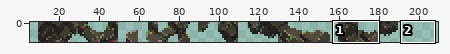
Sprite sheet, stored at Assets/Tiles/stone_tileset.png. The first picture is a wide view before the edit; the outline marks the close-up.
Close-up. Before:
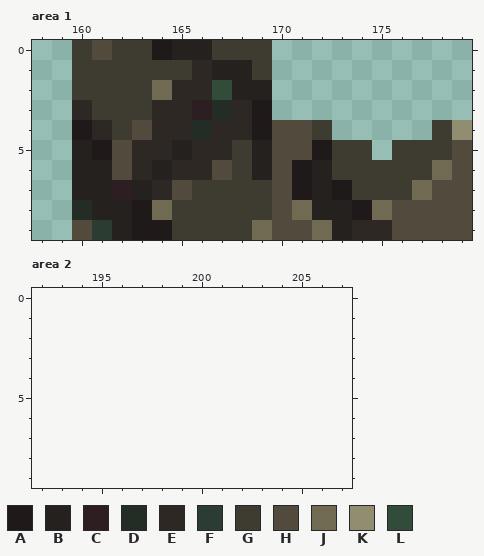
The file is 190x10 pixels. Shown: area 1: x 158..179, y 0..9; area 2: x 192..207, y 0..9. The old version is drawn lined up with the new one, on the new canvas. The wide view leaves out empty margins. The commit also changed other parts of the picture, which this record leaves out.
Palette (. is transparent): A #1f1919  B #25211f  C #2d1f21  D #242c26  E #2d2824  F #2b3d32  G #3e3b31  H #524a3d  J #716a53  K #918d71  L #324c3a
Pixels before, area 1, first column x 160:
 0 GHGGABBGGG..........
 1 GGGGGGEBBG..........
 2 GGGGJEELBB..........
 3 EGGGEECDEA..........
 4 AEGHEEDEEAHHG.....GK
 5 BAHEEBEEGBHHAGG.GGGH
 6 BBHEBEEHGBHABGGGGGJH
 7 BBCBEHGGGGHABAGGGJHH
 8 DBBAJGGGGGHJBBAJHHHH
 9 HFBAAGGGGJHHJBEEHHHH
New version:
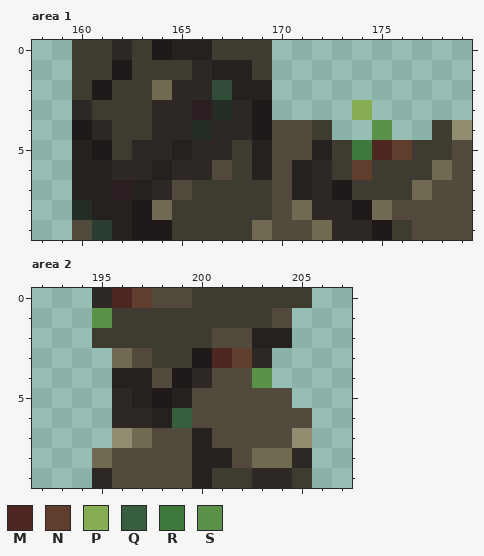
Colours new in this view: M #4e2723  N #613d2d  P #87ad55  Q #375e3d  R #3e783b  S #589147
The exact change:
canvas 190x10 -> 210x10
Changed rows in their new state; - is an unchanged pixel.
Area 1:
first column x 161:
 0 GE--------------
 1 -A--------------
 2 A---------------
 3 -------------P--
 4 --G-----------S-
 5 -G---------B-RMN
 6 -E--------BE-N--
 7 ----------BE----
 8 -----------EE---
 9 ------------E-AG
Area 2:
first column x 195:
 0 EMNHHGGGGGG
 1 SGGGGGGGGH-
 2 GGGGGGHHBB-
 3 -JHGGAMNE--
 4 -BBHAEHHS--
 5 -EBABHHHHH-
 6 -EEBQHHHHHH
 7 -KJHHBHHHHK
 8 JHHHHBBHJJE
 9 EHHHHBGGEEG
